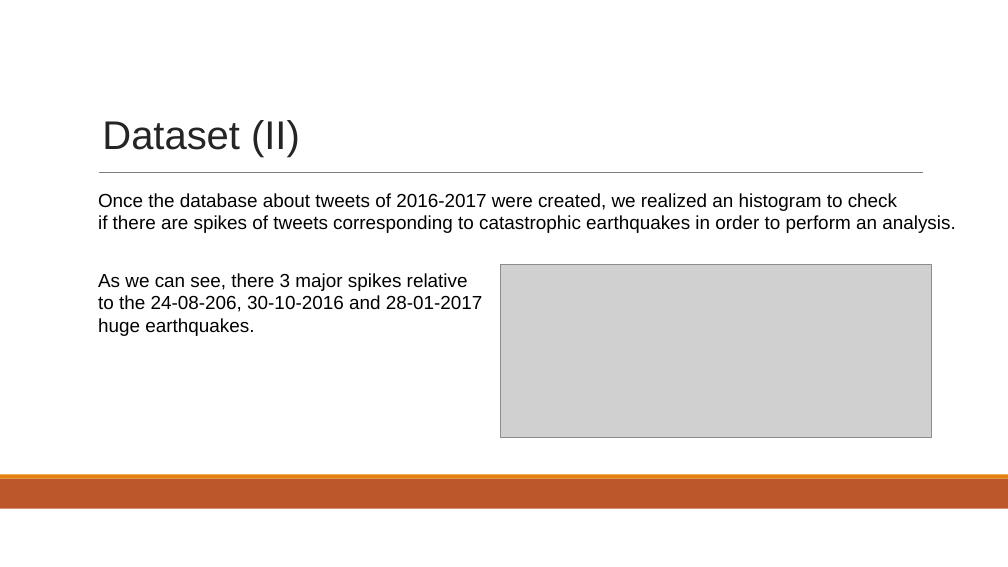
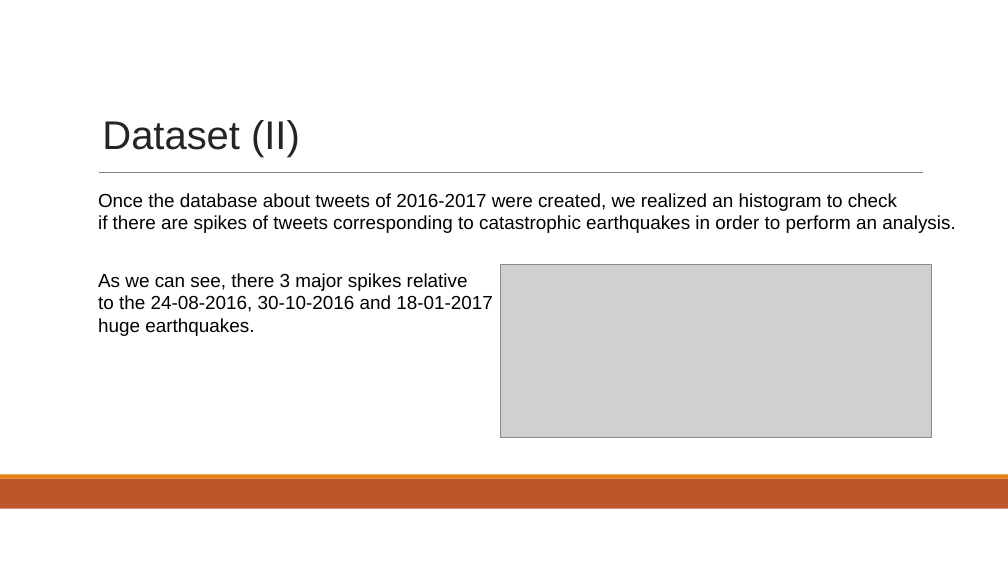
Before and after one commit to Geghi/DMML-Project, a slide deck: slide 4 of documentation/presentazione/presentazione.pptx. Drawn at 1008x567 pixels with LibreOffice and Linux fonts; fonts in the diff are those of the drawing; grey boxes stand for pictures. Boxes give left, top, right and bottom in pixels: in the first picture for what was removed or moved away, otherwise in the second. Text is boxed around its words. In the diff, an @@ line names an element or a change of style, - is before the commit and + after.

```diff
--- a/documentation/presentazione/presentazione.pptx
+++ b/documentation/presentazione/presentazione.pptx
@@ text at (98,273,493,336): text changed @@
-As we can see, there 3 major spikes relative
-to the 24-08-206, 30-10-2016 and 28-01-2017
-huge earthquakes.
+As we can see, there 3 major spikes relative
+to the 24-08-2016, 30-10-2016 and 18-01-2017
+huge earthquakes.
```
Also in this commit, not shown: 12 other slides changed, 3 slides added, 1 slide removed, 1 other file.
